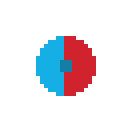
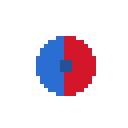
Layer changes from the first (128, 128) image to the second:
painted on "Layer 5" over 36, 36, 96, 96
